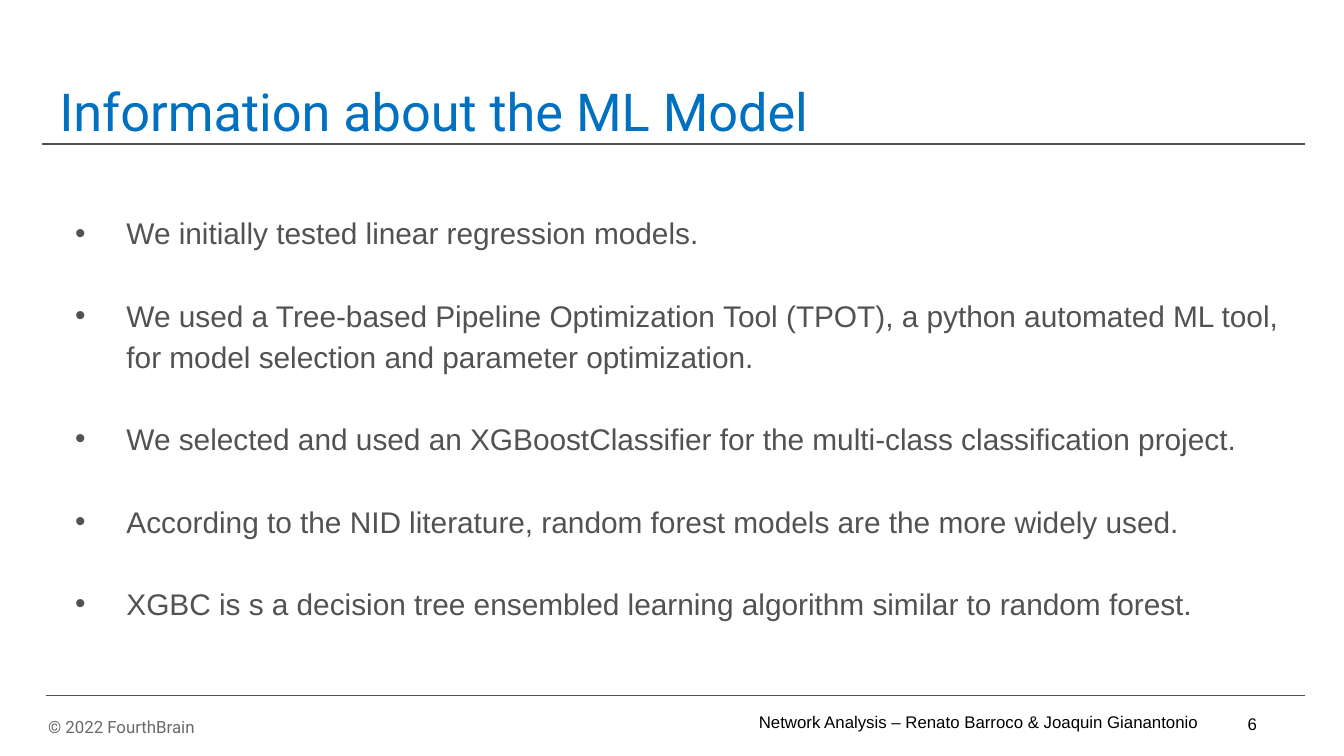
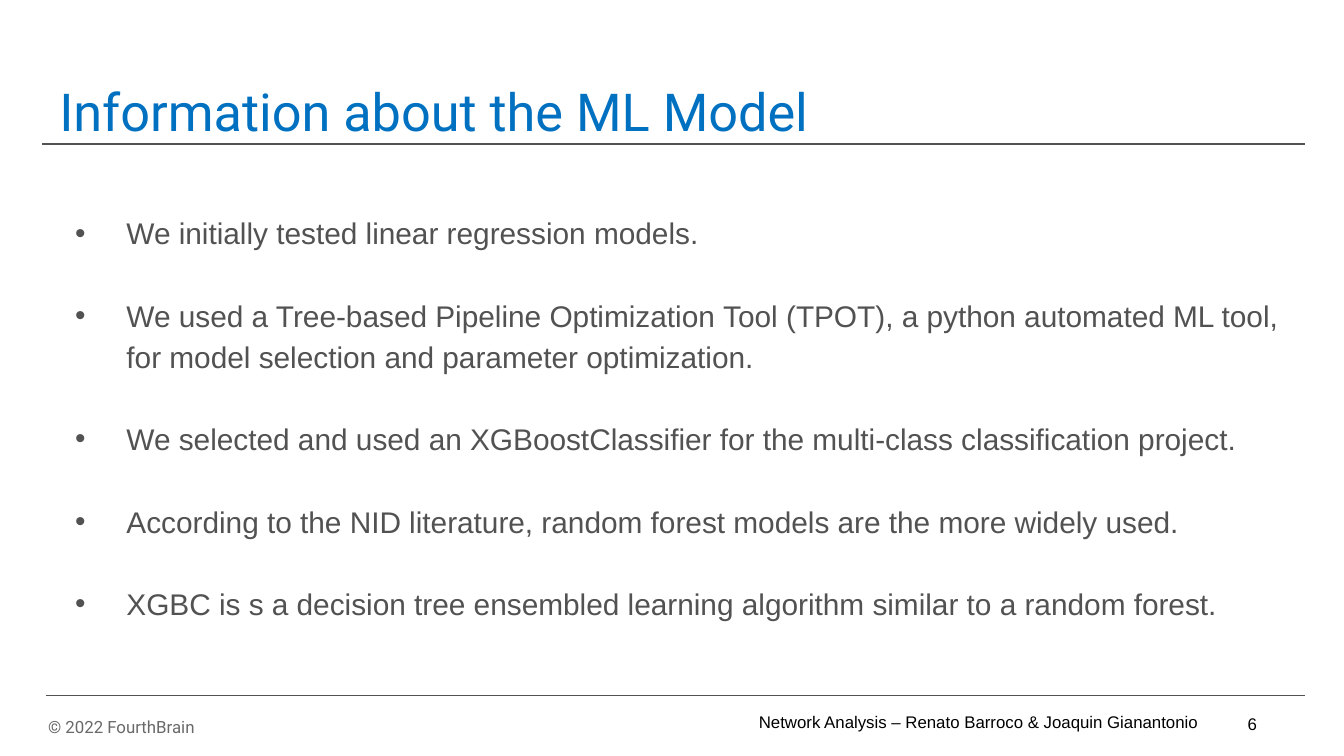
Before and after one commit to RBarroco/network-analytics-final, a slide deck: slide 7 of network-analytics-final/powerpoint/Network Analysis - MLE Capstone Presentation_v07.pptx. Drawn at 1344x756 pixels with LibreOffice and Linux fonts; fonts in the diff are those of the drawing; background and template pictures are left out. Boxes give left, top, right and bottom in pixels: in the first picture for what was removed or moved away, otherwise in the second. Text is boxed around its words. In the diff, an @@ line names an element or a change of style, - is before the commit and + after.

```diff
--- a/network-analytics-final/powerpoint/Network Analysis - MLE Capstone Presentation_v07.pptx
+++ b/network-analytics-final/powerpoint/Network Analysis - MLE Capstone Presentation_v07.pptx
@@ text at (126,593,1217,620): text changed @@
-• XGBC is s a decision tree ensembled learning algorithm similar to random forest.
+• XGBC is s a decision tree ensembled learning algorithm similar to a random forest.
```
Also in this commit, not shown: 1 other slide changed.
